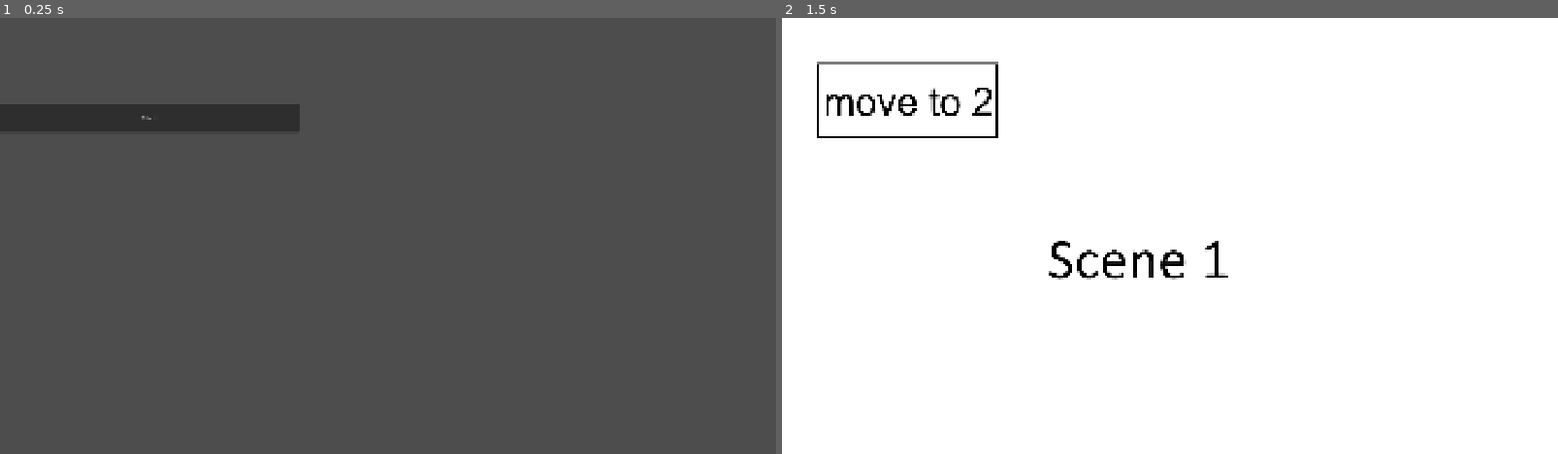
Above: before the commit, frames 1-2 (left to right).
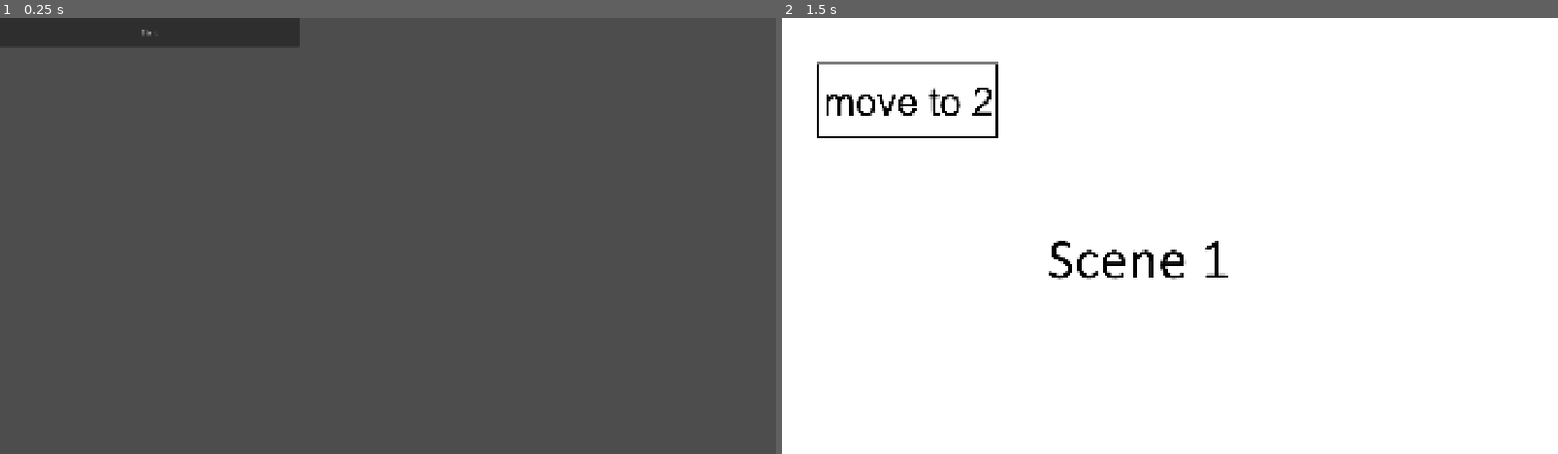
Above: after the commit, the same moments.

Repository: LuzrRoxx/undersurface-pnc
Game: Godot game, scene res://Scenes/StartMenu.tscn
The game is run twice, just before and just after one commit, with the same random seed, the same clock (stepped at 60 frames per second) and the same inputs. The project has no main scene, so this scene is started directly. The engine's default icon, where the game draws it, is replaced by a stand-in: a white triangle on a blue panel in a dark square.
Inputs (mouse positions are in pixels of both pictures, inside the frame that each line leads up to):
- Up to frame 1 (0.25 s): no input
- Up to frame 2 (1.5 s): click "Start" at 0.5 s; tap Enter at 1.25 s; move the mouse to (906, 100) at 1.27 s; click (906, 100) at 1.35 s

The runs differ from the first frame. In frame 1, 4.9% of the frame differs, in the area x 0-39%, y 0-26%; in frame 2, nothing differs.

Commit message:
don't even know what i did

Diff:
--- a/Scenes/StartMenu.tscn
+++ b/Scenes/StartMenu.tscn
@@ -16,9 +16,8 @@
 
 [node name="Button" type="Button" parent="Control" unique_id=247426442]
 layout_mode = 0
-offset_top = 212.0
 offset_right = 740.0
-offset_bottom = 284.0
+offset_bottom = 72.0
 text = "Start"
 script = ExtResource("1_dvnd1")
 
